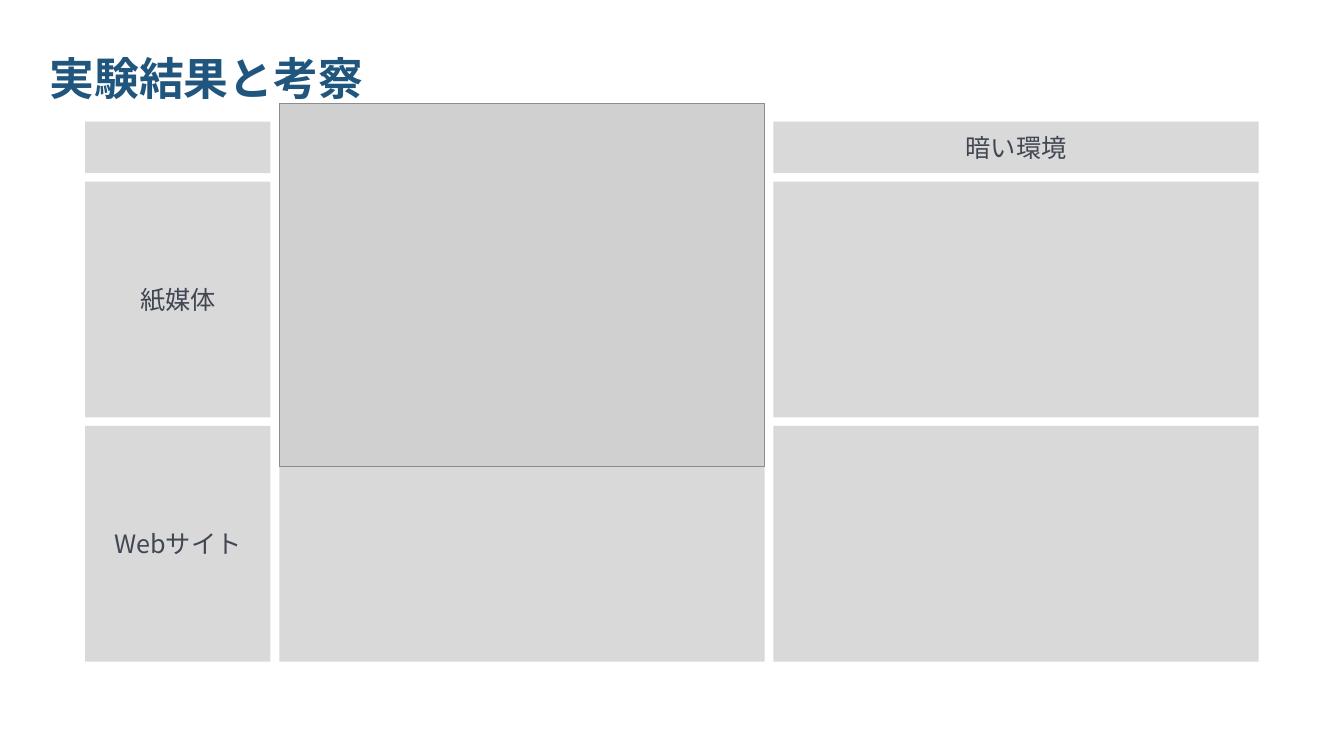
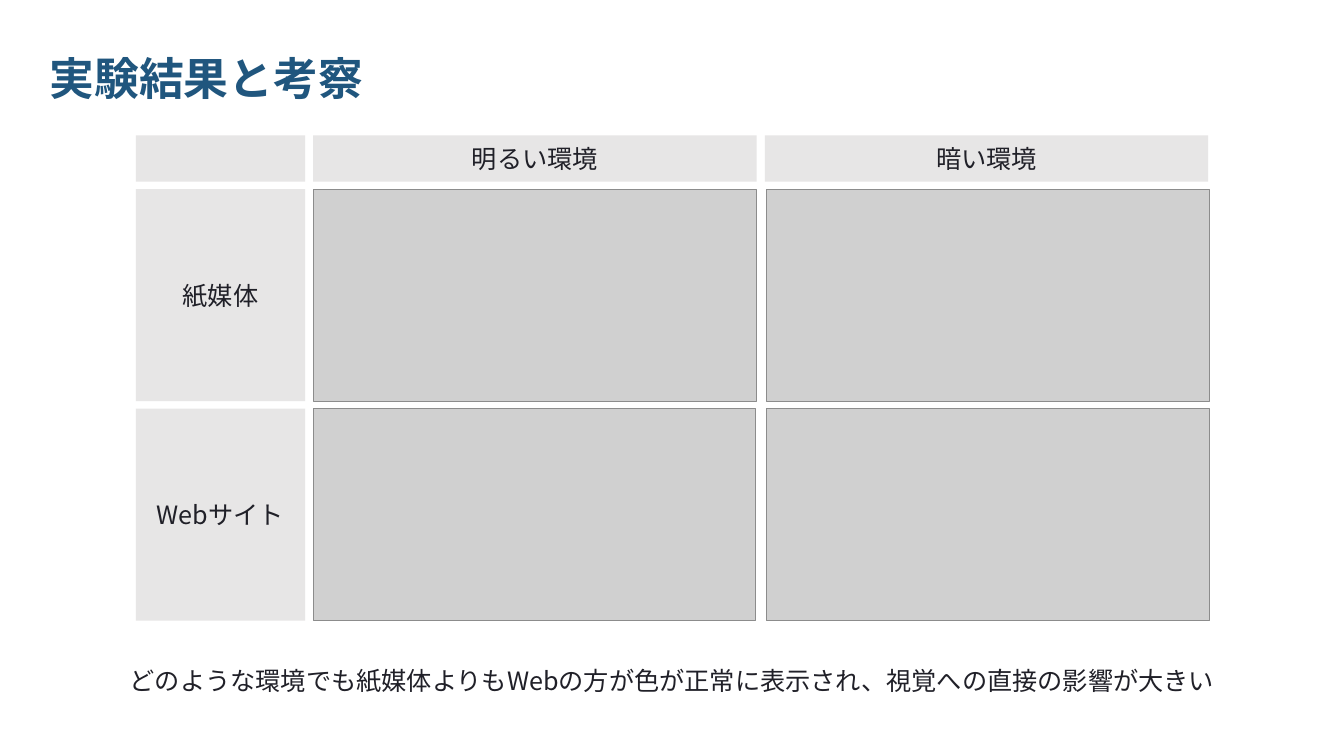
Before and after one commit to nearfactory/Soutan, a slide deck: slide 13 of そうたん.pptx. Drawn at 1344x756 pixels with LibreOffice and Linux fonts; fonts in the diff are those of the drawing; grey boxes stand for pictures. Boxes give left, top, right and bottom in pixels: in the first picture for what was removed or moved away, otherwise in the second. Text is boxed around its words. In the diff, an @@ line names an element or a change of style, - is before the commit and + after.

```diff
--- a/そうたん.pptx
+++ b/そうたん.pptx
@@ text removed at (x1=95, y1=138, x2=120, y2=174) @@
-紙
@@ rectangle resized from (x1=86, y1=122, x2=271, y2=173) to (x1=136, y1=135, x2=306, y2=181) @@
@@ rectangle at (x1=136, y1=135, x2=306, y2=181): fill #D9D9D9 to #E7E6E6 @@
@@ rectangle "明るい環境" at (x1=314, y1=135, x2=757, y2=181): fill #D9D9D9 to #E7E6E6 @@
@@ rectangle "明るい環境" resized from (x1=279, y1=122, x2=764, y2=173) to (x1=314, y1=135, x2=757, y2=181) @@
@@ text in rectangle at (x1=472, y1=147, x2=598, y2=170): text added @@
+明るい環境
@@ rectangle "暗い環境" resized from (x1=773, y1=122, x2=1258, y2=173) to (x1=765, y1=135, x2=1209, y2=181) @@
@@ rectangle "紙媒体" resized from (x1=86, y1=181, x2=271, y2=417) to (x1=136, y1=190, x2=306, y2=401) @@
@@ rectangle removed at (x1=279, y1=181, x2=764, y2=417) @@
@@ picture resized from (x1=279, y1=103, x2=764, y2=467) to (x1=314, y1=190, x2=757, y2=401) @@
@@ picture added at (x1=766, y1=190, x2=1210, y2=401) @@
@@ rectangle removed at (x1=773, y1=181, x2=1258, y2=417) @@
@@ text colour #404652 to #202028; fill #D9D9D9 to #E7E6E6 in 3 elements at (x1=765, y1=135, x2=1209, y2=181), (x1=136, y1=190, x2=306, y2=401), (x1=136, y1=408, x2=306, y2=620) @@
@@ rectangle "Webサイト" resized from (x1=86, y1=425, x2=271, y2=661) to (x1=136, y1=408, x2=306, y2=620) @@
@@ picture added at (x1=314, y1=408, x2=756, y2=620) @@
@@ picture added at (x1=766, y1=408, x2=1210, y2=620) @@
@@ rectangle removed at (x1=279, y1=425, x2=764, y2=661) @@
@@ rectangle removed at (x1=773, y1=425, x2=1258, y2=661) @@
@@ text added at (x1=130, y1=668, x2=1215, y2=692), 18 pt, text #202028 @@
+どのような環境でも紙媒体よりもWebの方が色が正常に表示され、視覚への直接の影響が大きい
```
Also in this commit, not shown: 3 other slides changed, 2 slides removed, 2 other files.
